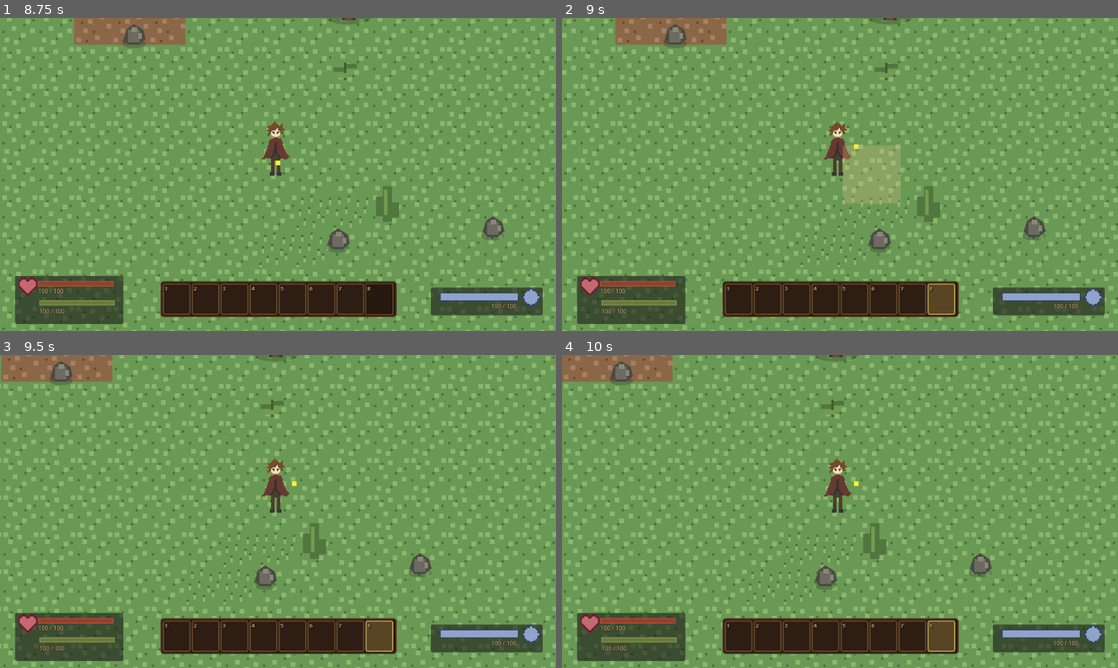
Above: before the commit, frames 1-4 (two rows, left to right).
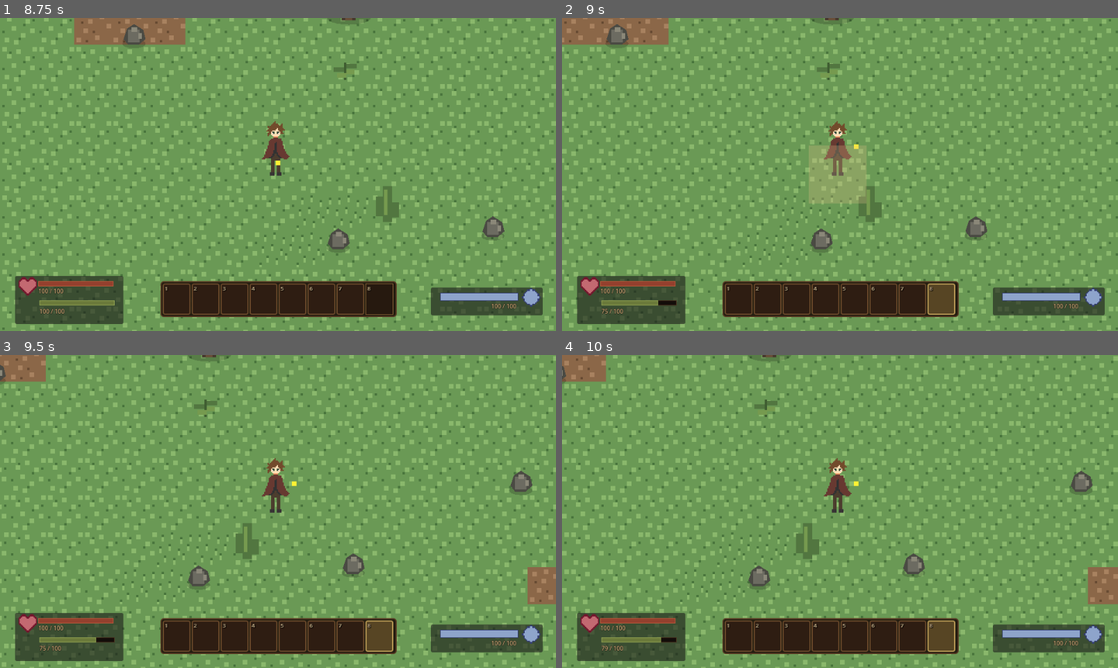
Above: after the commit, the same moments.

Repository: Franilover/Game
Game: Godot game, scene res://scenes/ui/start_menu.tscn
Same seed, same stepped clock (60 frames per second), same inputs: the game is played once before the commit and once after it.
Inputs (mouse positions are in pixels of both pictures, inside the frame that each line leads up to):
- Up to frame 1 (8.75 s): click "Aventura" at 0.5 s; click (239, 265) at 1.27 s; type "Alex" at 1.35 s; click "Crear y jugar" at 2 s; click "1" at 2.75 s; click "2" at 3.5 s; click "3" at 4.25 s; click "4" at 5 s; click "5" at 5.75 s; click "6" at 6.5 s; click "7" at 7.25 s; click "8" at 8 s
- Up to frame 2 (9 s): tap Enter (confirm) at 8.75 s; move the mouse to (962, 158) at 8.77 s; hold D (move_right) from 8.78 s (still down); tap Space (dodge, bound only after the commit) at 8.85 s; click (962, 158) at 8.92 s
- Up to frame 3 (9.5 s): keep holding D (move_right)
- Up to frame 4 (10 s): release D (move_right) at 9.5 s; drag from (728, 527) to (812, 574) at 9.52 s

Frame 1 is identical in both runs. In frame 2, 25% of the frame differs, in the area x 0-100%, y 0-100%; in frame 3, 25%; in frame 4, 26%.

Commit message:
Mapear espacio como tecla de esquiva

Diff:
--- a/project.godot
+++ b/project.godot
@@ -104,8 +104,12 @@
 }
 jump={
 "deadzone": 0.2,
+"events": Array[InputEvent]([Object(InputEventJoypadButton,"resource_local_to_scene":false,"resource_name":"","device":0,"button_index":1,"pressure":0.0,"pressed":false,"script":null)
+])
+}
+dodge={
+"deadzone": 0.2,
 "events": Array[InputEvent]([Object(InputEventKey,"resource_local_to_scene":false,"resource_name":"","device":16,"windo …(208 unchanged characters)…
-, Object(InputEventJoypadButton,"resource_local_to_scene":false,"resource_name":"","device":0,"button_index":1,"pressure":0.0,"pressed":false,"script":null)
 ])
 }
 analyze={
